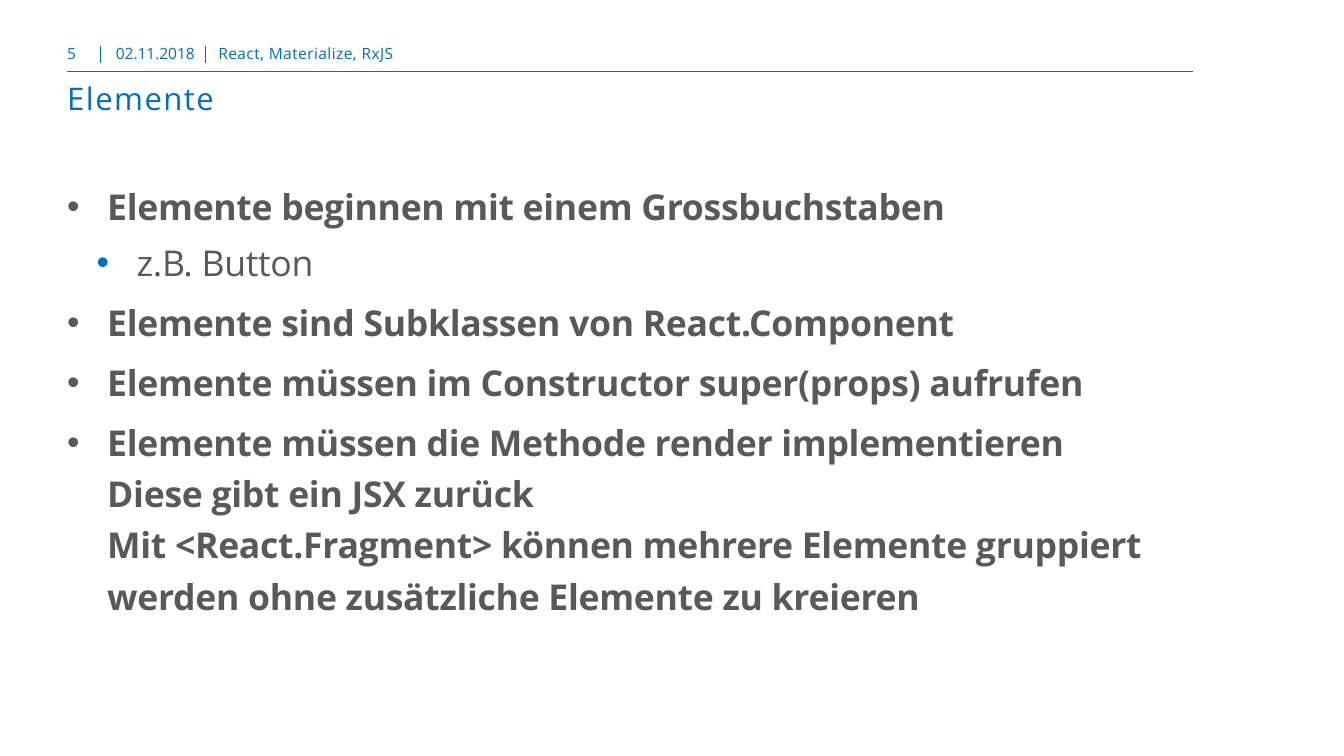
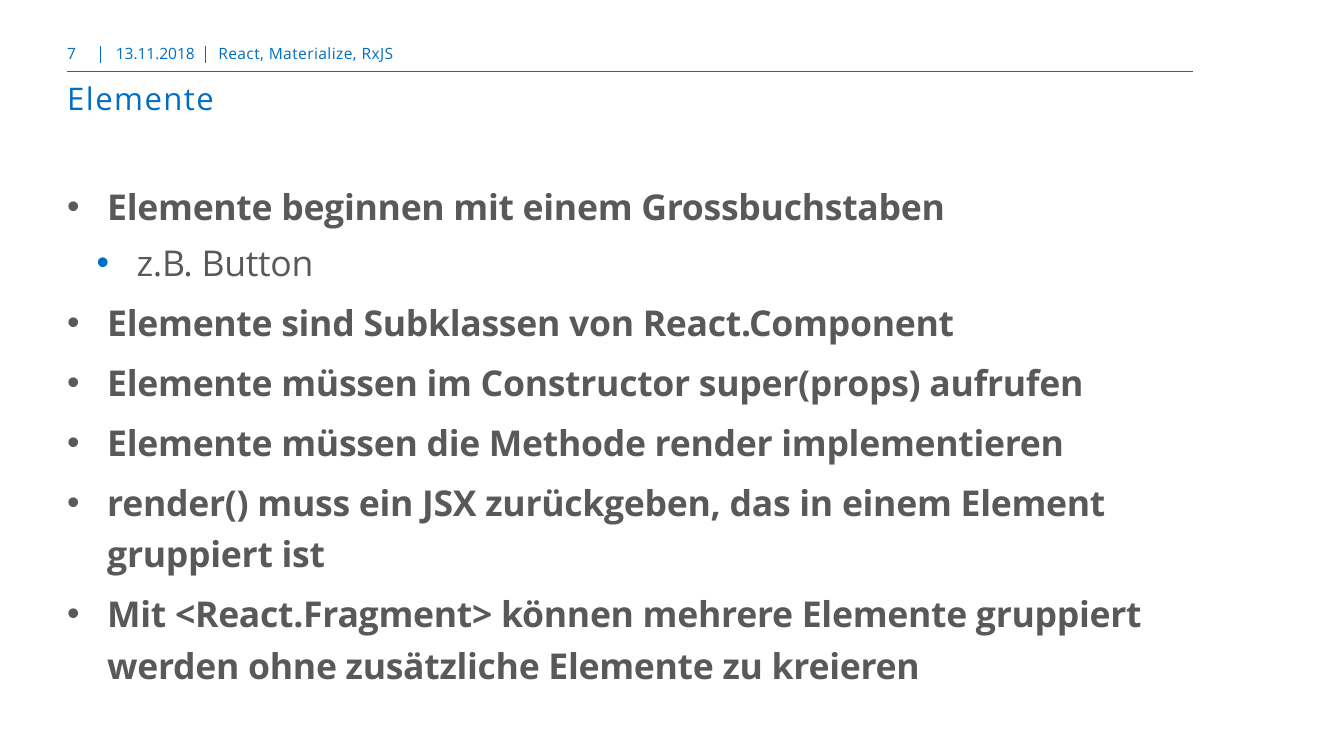
Before and after one commit to markusborer/ReactSample, a slide deck: slide 7 of React.pptx (slide 5 before the commit). Drawn at 1344x756 pixels with LibreOffice and Linux fonts; fonts in the diff are those of the drawing; background and template pictures are left out. Boxes give left, top, right and bottom in pixels: in the first picture for what was removed or moved away, otherwise in the second. Text is boxed around its words. In the diff, an @@ line names an element or a change of style, - is before the commit and + after.

```diff
--- a/React.pptx
+++ b/React.pptx
@@ page number at box(67, 48, 76, 59): text changed @@
-5
+7
@@ text at box(116, 47, 195, 59): text changed @@
-02.11.2018
+13.11.2018
@@ text at box(107, 429, 1142, 680): text changed @@
-• Elemente müssen die Methode render implementieren
-  Diese gibt ein JSX zurück
-  Mit <React.Fragment> können mehrere Elemente gruppiert werden ohne zusätzliche Elemente zu kreieren
+• Elemente müssen die Methode render implementieren
+• render() muss ein JSX zurückgeben, das in einem Element gruppiert ist
+• Mit <React.Fragment> können mehrere Elemente gruppiert werden ohne zusätzliche Elemente zu kreieren
```
Also in this commit, not shown: 40 other slides changed, 3 slides added, 1 other file.
